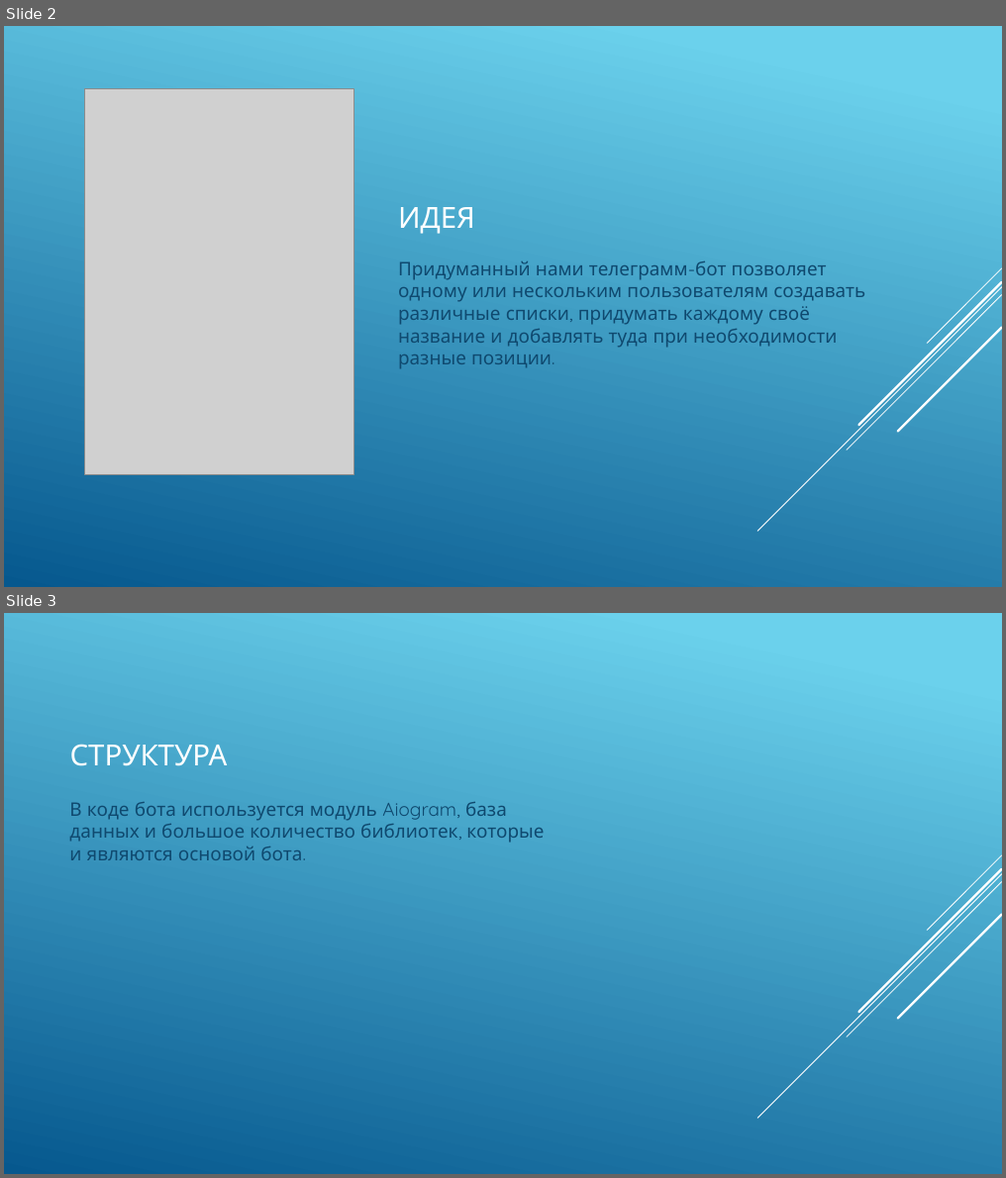
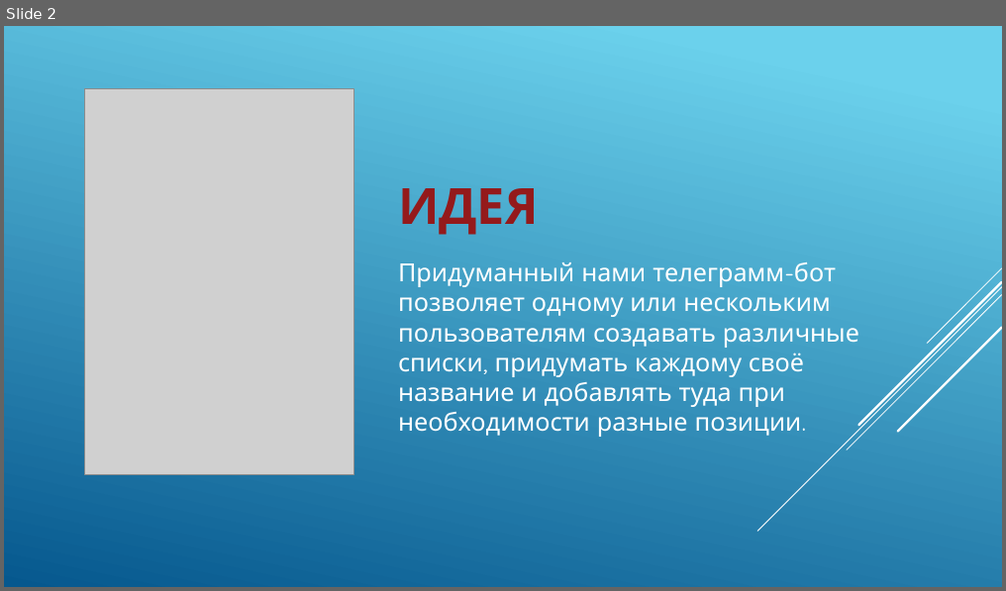
Before and after one commit to feyka99177/project, a slide deck: spisochkiпрезентация.pptx. Shown one above the other, each under a label of ours: slides 2 and 3 before the commit, slide 2 after it. The pictures are 1006x1178 and 1006x591 pixels, drawn with LibreOffice and Linux fonts; fonts in the diff are those of the drawing; grey boxes stand for pictures. Boxes give left, top, right and bottom in pixels: in the first picture for what was removed or moved away, otherwise in the second. Text is boxed around its words. In the diff, an @@ line names an element or a change of style, - is before the commit and + after.

```diff
--- a/spisochkiпрезентация.pptx
+++ b/spisochkiпрезентация.pptx
@@ slide 3 removed at bbox=[4, 613, 1002, 1174], background gradient #6ED2EB to #06588E; not listed: 5 template elements that a slide beside it also shows @@
@@ title removed at bbox=[70, 744, 228, 766] @@
-СТРУКТУРА
@@ text removed at bbox=[69, 802, 544, 861] @@
-В коде бота используется модуль Aiogram, база данных и большое количество библиотек, которые и являются основой бота.
@@ slide 2 changed as well @@
@@ title "ИДЕЯ" at bbox=[398, 188, 539, 235]: size 28 to 48 pt, text colour #FFFFFF to #941A1B, bold on @@
@@ text "Придуманный нами телеграмм-бот позволяет одному ..." at bbox=[398, 263, 859, 437]: size 18 to 24 pt, text colour #0F496F to #FFFFFF; more space between paragraphs @@
```
Also in this commit, not shown: 2 other slides changed, 1 slide added.
